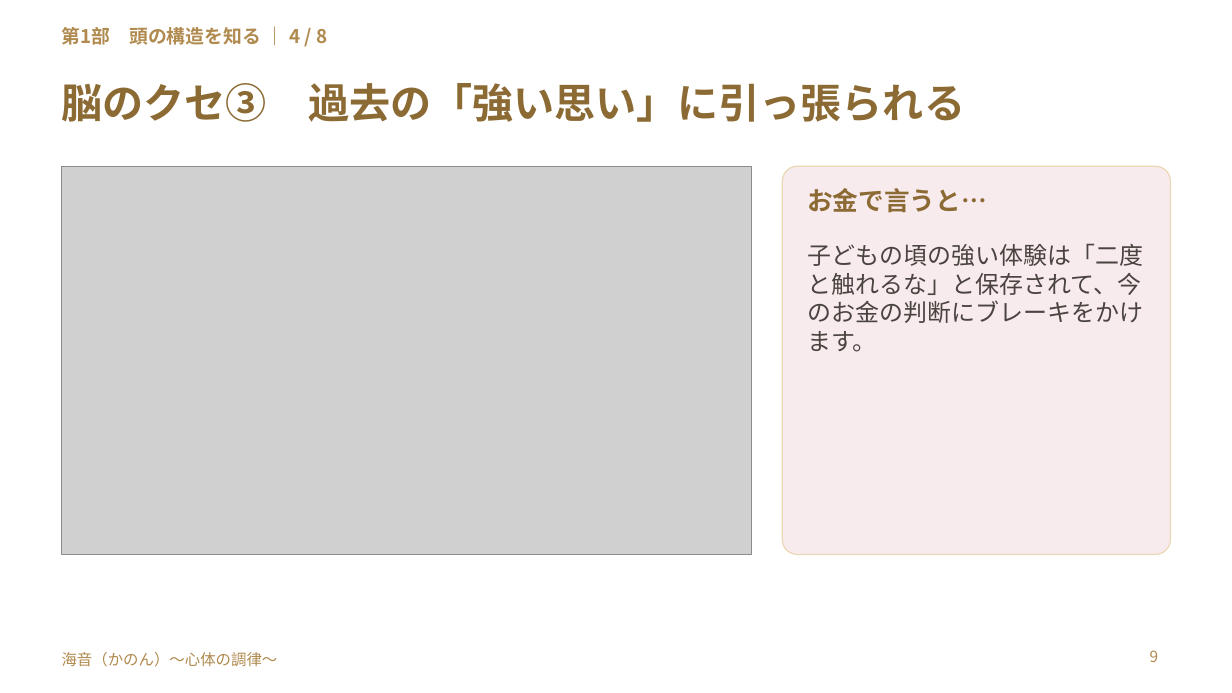
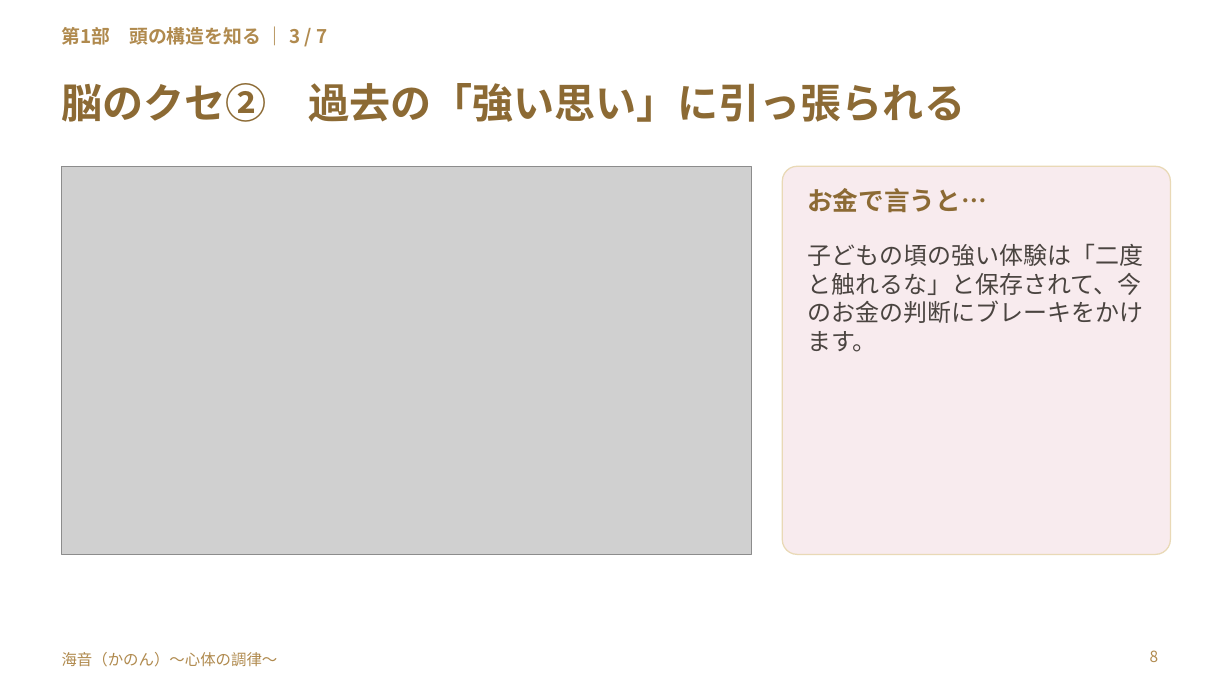
Before and after one commit to y-takahashi-cmd/MyBrain, a slide deck: slide 8 of 20_Projects/海音_心体の調律/単発/仁部あきえさん/20261028_仁部あきえさん_お金のブロック単発セッション.pptx (slide 9 before the commit). Drawn at 1232x693 pixels with LibreOffice and Linux fonts; fonts in the diff are those of the drawing; grey boxes stand for pictures. Boxes give left, top, right and bottom in pixels: in the first picture for what was removed or moved away, otherwise in the second. Text is boxed around its words. In the diff, an @@ line names an element or a change of style, - is before the commit and + after.

```diff
--- a/20_Projects/海音_心体の調律/単発/仁部あきえさん/20261028_仁部あきえさん_お金のブロック単発セッション.pptx
+++ b/20_Projects/海音_心体の調律/単発/仁部あきえさん/20261028_仁部あきえさん_お金のブロック単発セッション.pptx
@@ text at <box>62,27,327,45</box>: text changed @@
-第1部 頭の構造を知る ｜ 4 / 8
+第1部 頭の構造を知る ｜ 3 / 7
@@ title at <box>62,83,965,122</box>: text changed @@
-脳のクセ③ 過去の「強い思い」に引っ張られる
+脳のクセ② 過去の「強い思い」に引っ張られる
@@ page number at <box>1150,650,1159,662</box>: text changed @@
-9
+8
```
Also in this commit, not shown: 16 other slides changed, 7 slides added, 6 slides removed.
